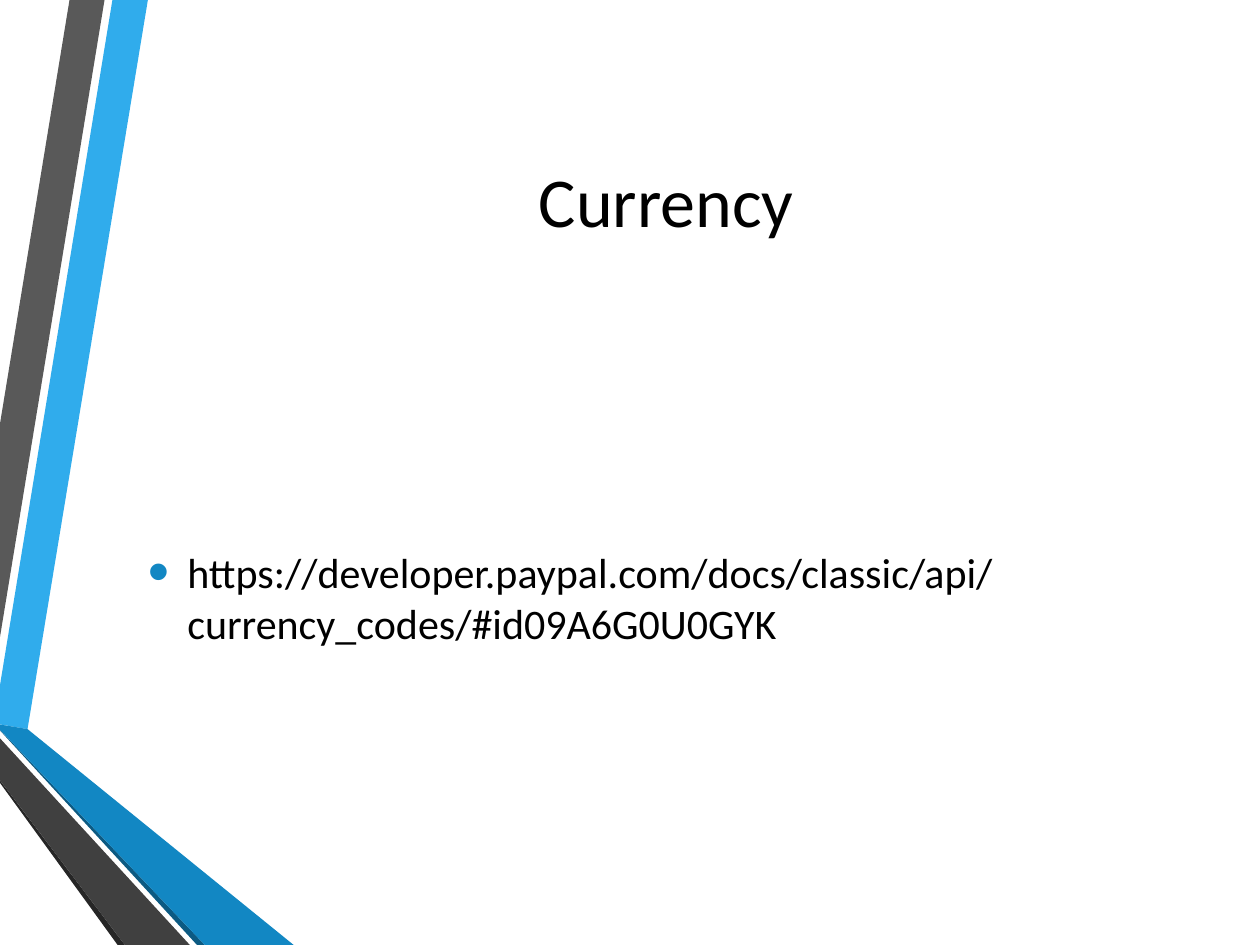
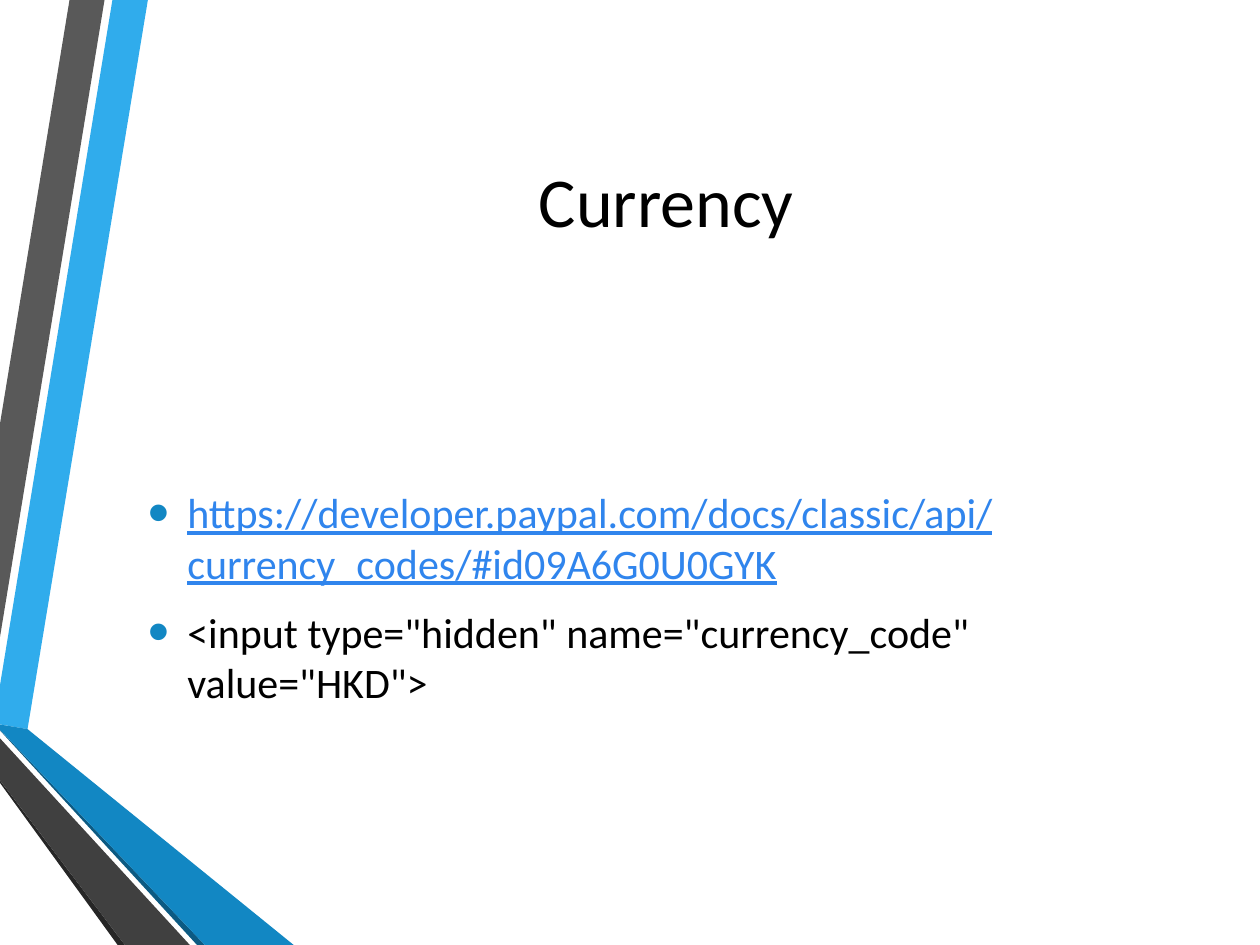
Before and after one commit to hatted/fevaworks-php, a slide deck: slide 7 of php-fw9/PayPal.pptx (slide 5 before the commit). Drawn at 1260x945 pixels with LibreOffice and Linux fonts; fonts in the diff are those of the drawing; background and template pictures are left out. Boxes give left, top, right and bottom in pixels: in the first picture for what was removed or moved away, otherwise in the second. Text is boxed around its words. In the diff, an @@ line names an element or a change of style, - is before the commit and + after.

```diff
--- a/php-fw9/PayPal.pptx
+++ b/php-fw9/PayPal.pptx
@@ text at (x1=187, y1=499, x2=992, y2=586): text colour #000000 to #3085ED, underline on in "https://developer.paypal.com/docs/classic/api/currency_codes ..." @@
@@ text at (x1=187, y1=618, x2=969, y2=699): paragraph added @@
+• <input type="hidden" name="currency_code" value="HKD">
```
Also in this commit, not shown: 2 other slides changed, 1 slide added, 6 other files.
